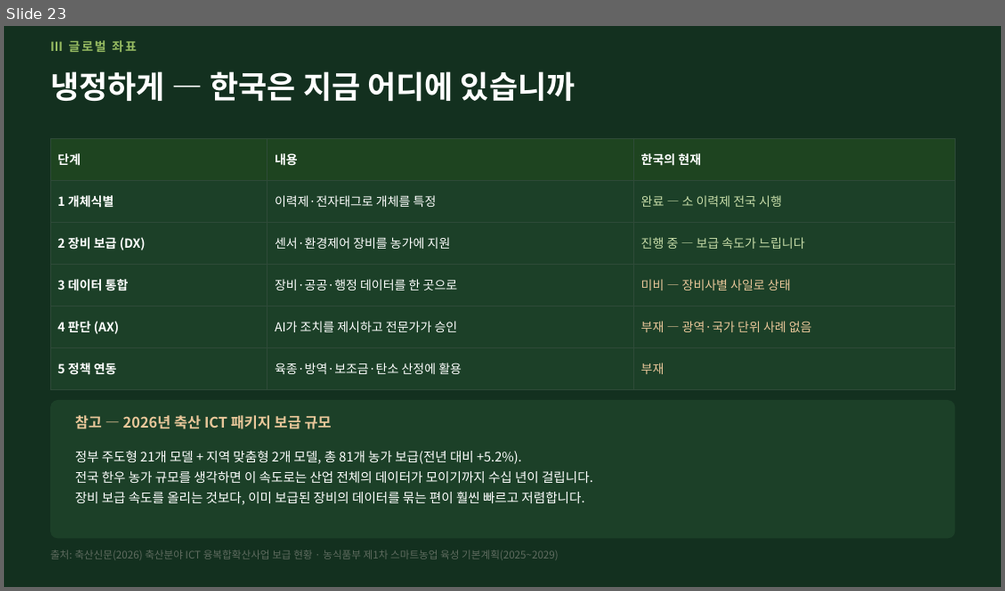
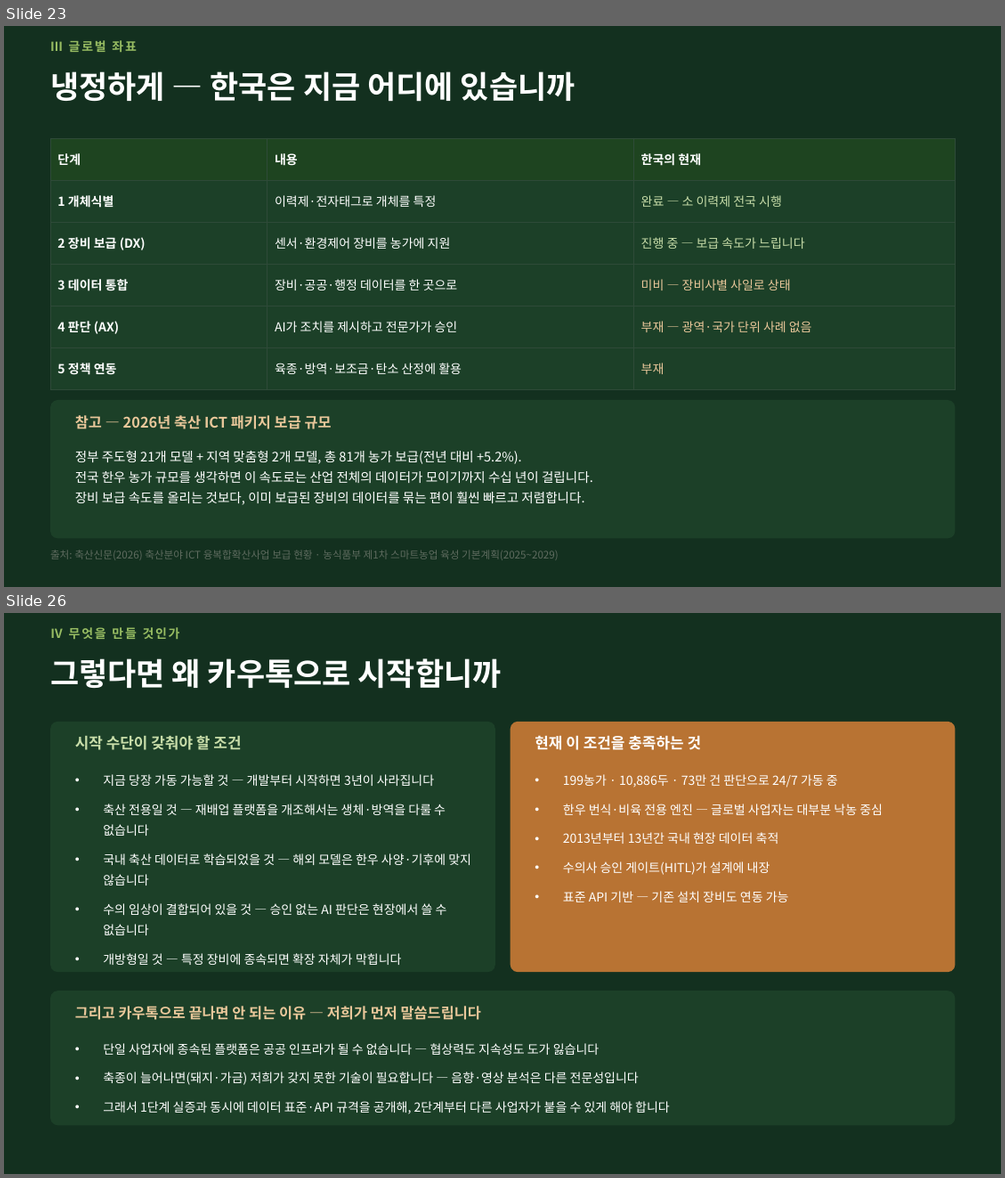
Before and after one commit to hhj3150/Dr-Ha--agent, a slide deck: deliverables/2026-08-03-jeonnam-province/전남축산AX플랫폼_정책제안.pptx. Shown one above the other, each under a label of ours: slide 23 before the commit, slides 23 and 26 after it; the slides between them are not shown. The pictures are 1005x591 and 1005x1178 pixels, drawn with LibreOffice and Linux fonts; fonts in the diff are those of the drawing. Boxes give left, top, right and bottom in pixels: in the first picture for what was removed or moved away, otherwise in the second. Text is boxed around its words. In the diff, an @@ line names an element or a change of style, - is before the commit and + after.

```diff
--- a/deliverables/2026-08-03-jeonnam-province/전남축산AX플랫폼_정책제안.pptx
+++ b/deliverables/2026-08-03-jeonnam-province/전남축산AX플랫폼_정책제안.pptx
@@ slide 26 added at (x1=4, y1=613, x2=1001, y2=1174), background #13301F @@
@@ text added at (x1=50, y1=627, x2=180, y2=639), 12 pt, text #97BC62, bold @@
+Ⅳ 무엇을 만들 것인가
@@ text added at (x1=50, y1=658, x2=502, y2=688), 30 pt, text #FFFFFF, bold @@
+그렇다면 왜 카우톡으로 시작합니까
@@ rounded rectangle added at (x1=50, y1=722, x2=495, y2=972), fill #1C4028 @@
@@ text added at (x1=75, y1=735, x2=241, y2=750), 14.5 pt, text #C8DDA9, bold @@
+시작 수단이 갖춰야 할 조건
@@ rounded rectangle added at (x1=510, y1=722, x2=955, y2=972), fill #B87333 @@
@@ text added at (x1=534, y1=735, x2=702, y2=750), 14.5 pt, text #FFFFFF, bold @@
+현재 이 조건을 충족하는 것
@@ text added at (x1=103, y1=774, x2=471, y2=965), 12 pt, text #FFFFFF @@
+• 지금 당장 가동 가능할 것 — 개발부터 시작하면 3년이 사라집니다
+• 축산 전용일 것 — 재배업 플랫폼을 개조해서는 생체·방역을 다룰 수 없습니다
+• 국내 축산 데이터로 학습되었을 것 — 해외 모델은 한우 사양·기후에 맞지 않습니다
+• 수의 임상이 결합되어 있을 것 — 승인 없는 AI 판단은 현장에서 쓸 수 없습니다
+• 개방형일 것 — 특정 장비에 종속되면 확장 자체가 막힙니다
@@ text added at (x1=563, y1=774, x2=882, y2=902), 12 pt, text #FFFFFF @@
+• 199농가 · 10,886두 · 73만 건 판단으로 24/7 가동 중
+• 한우 번식·비육 전용 엔진 — 글로벌 사업자는 대부분 낙농 중심
+• 2013년부터 13년간 국내 현장 데이터 축적
+• 수의사 승인 게이트(HITL)가 설계에 내장
+• 표준 API 기반 — 기존 설치 장비도 연동 가능
@@ rounded rectangle added at (x1=50, y1=990, x2=955, y2=1126), fill #1C4028 @@
@@ text added at (x1=75, y1=1005, x2=481, y2=1020), 14 pt, text #E9C79A, bold @@
+그리고 카우톡으로 끝나면 안 되는 이유 — 저희가 먼저 말씀드립니다
@@ text added at (x1=103, y1=1043, x2=670, y2=1114), 12 pt, text #FFFFFF @@
+• 단일 사업자에 종속된 플랫폼은 공공 인프라가 될 수 없습니다 — 협상력도 지속성도 도가 잃습니다
+• 축종이 늘어나면(돼지·가금) 저희가 갖지 못한 기술이 필요합니다 — 음향·영상 분석은 다른 전문성입니다
+• 그래서 1단계 실증과 동시에 데이터 표준·API 규격을 공개해, 2단계부터 다른 사업자가 붙을 수 있게 해야 합니다
```
Also in this commit, not shown: 6 slides changed, 1 other slide added, 2 other files.
